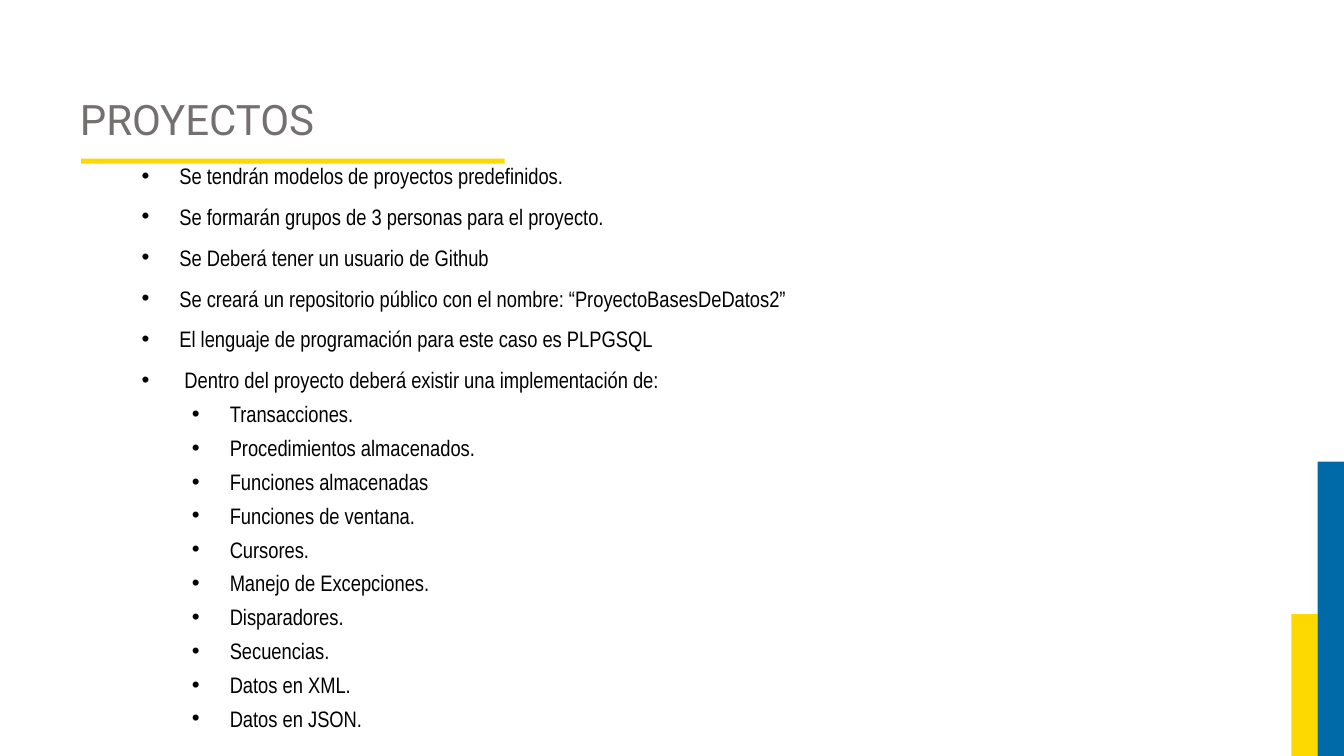
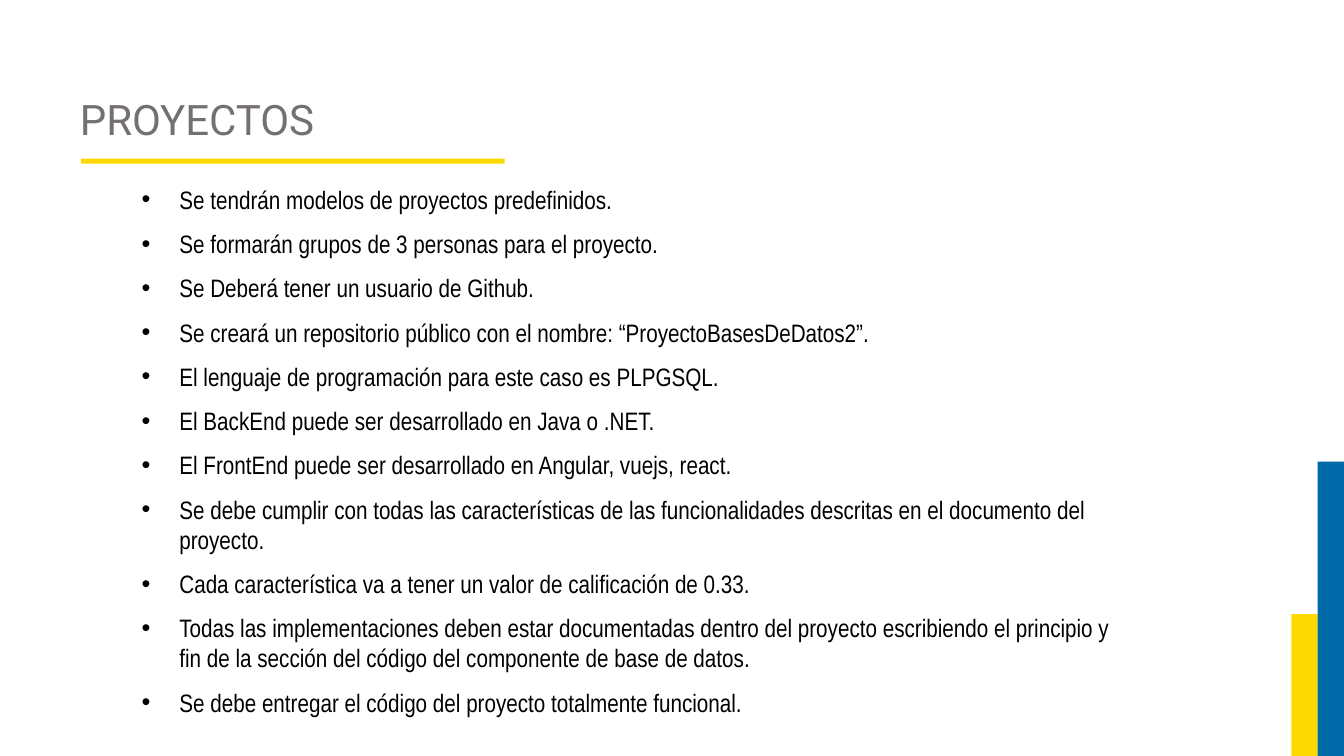
Before and after one commit to JorgeAlejandroAguirreGutierrez/proyecto-luis, a slide deck: slide 11 of Curso Base de Datos 2/DIAPOSITIVAS BASES DE DATOS 2.pptx. Drawn at 1344x756 pixels with LibreOffice and Linux fonts; fonts in the diff are those of the drawing; background and template pictures are left out. Boxes give left, top, right and bottom in pixels: in the first picture for what was removed or moved away, otherwise in the second. Text is boxed around its words. In the diff, an @@ line names an element or a change of style, - is before the commit and + after.

```diff
--- a/Curso Base de Datos 2/DIAPOSITIVAS BASES DE DATOS 2.pptx
+++ b/Curso Base de Datos 2/DIAPOSITIVAS BASES DE DATOS 2.pptx
@@ text "Se tendrán modelos de proyectos ...": place and size @@
-text "Se tendrán modelos de proyectos ..." at [179, 167, 786, 728]
+text "Se tendrán modelos de proyectos ..." at [179, 190, 1108, 718]
@@ text at [179, 190, 658, 259]: size 16 to 18 pt in "Se tendrán modelos de proyectos predefinidos.", "Se formarán grupos de 3 personas para ..." @@
@@ text at [179, 278, 1108, 718]: text changed; size 16 to 18 pt @@
-• Se Deberá tener un usuario de Github
-• Se creará un repositorio público con el nombre: “ProyectoBasesDeDatos2”
-• El lenguaje de programación para este caso es PLPGSQL
-• Dentro del proyecto deberá existir una implementación de:
-  • Transacciones.
-  • Procedimientos almacenados.
-  • Funciones almacenadas
-  • Funciones de ventana.
-  • Cursores.
-  • Manejo de Excepciones.
-  • Disparadores.
-  • Secuencias.
-  • Datos en XML.
-  • Datos en JSON.
+• Se Deberá tener un usuario de Github.
+• Se creará un repositorio público con el nombre: “ProyectoBasesDeDatos2”.
+• El lenguaje de programación para este caso es PLPGSQL.
+• El BackEnd puede ser desarrollado en Java o .NET.
+• El FrontEnd puede ser desarrollado en Angular, vuejs, react.
+• Se debe cumplir con todas las características de las funcionalidades descritas en el documento del proyecto.
+• Cada característica va a tener un valor de calificación de 0.33.
+• Todas las implementaciones deben estar documentadas dentro del proyecto escribiendo el principio y fin de la sección del código del componente de base de datos.
+• Se debe entregar el código del proyecto totalmente funcional.
```
Also in this commit, not shown: 4 other slides changed, 16 slides added, 8 slides removed, 22 other files.
